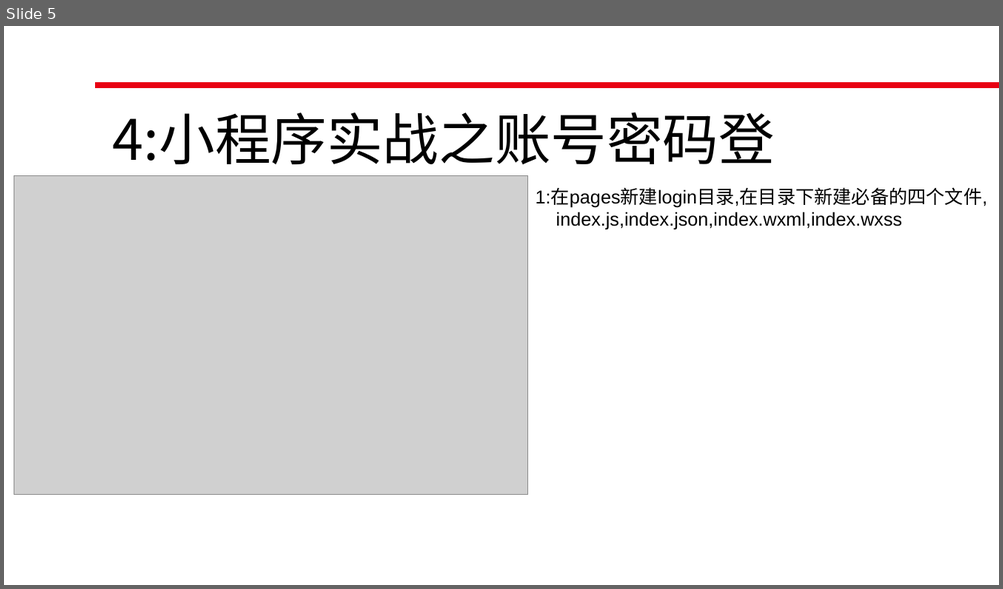
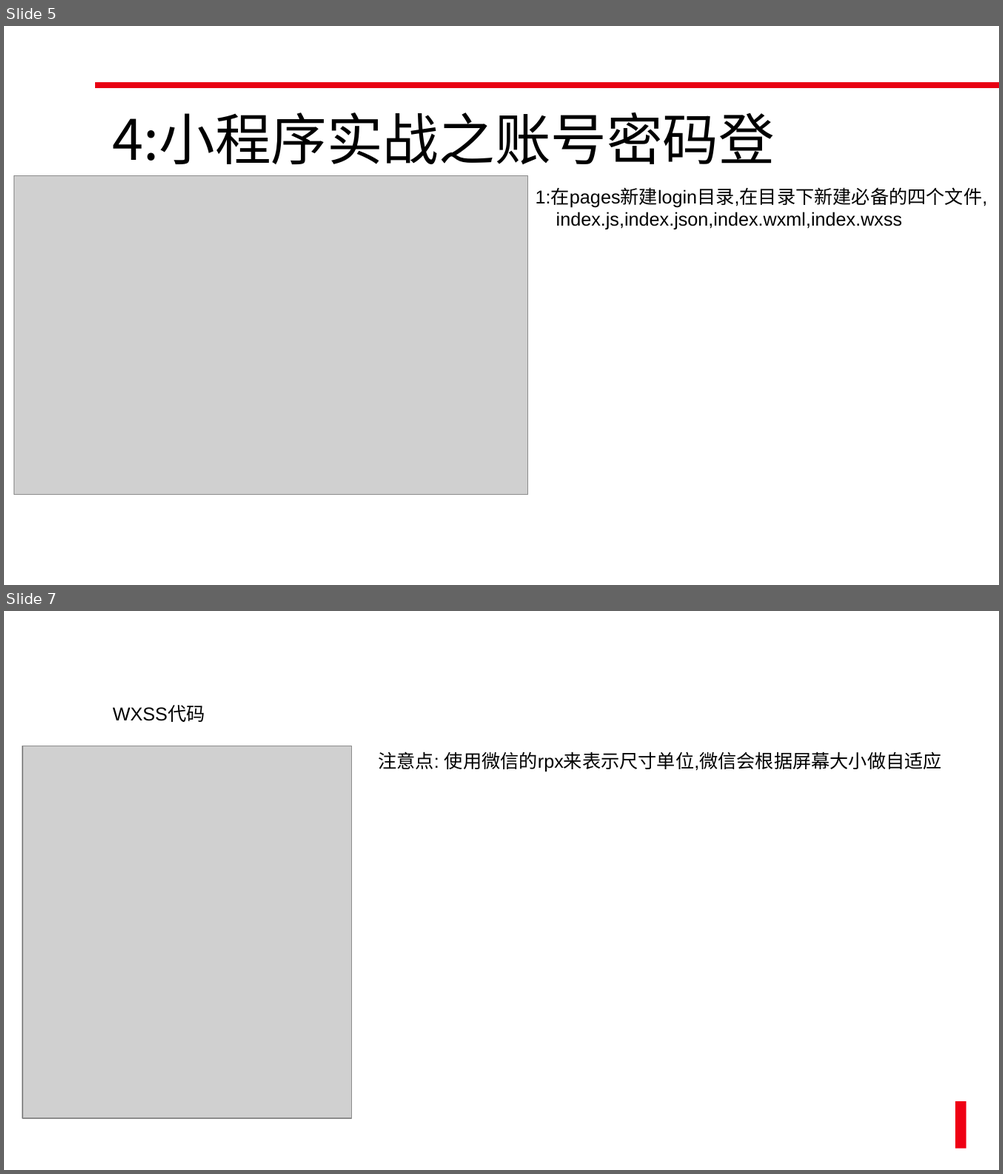
Before and after one commit to roet80736/WXMiniTraining, a slide deck: 微信小程序初级入门.pptx. Shown one above the other, each under a label of ours: slide 5 before the commit, slides 5 and 7 after it; the slides between them are not shown. The pictures are 1003x589 and 1003x1174 pixels, drawn with LibreOffice and Linux fonts; fonts in the diff are those of the drawing; grey boxes stand for pictures; background and template pictures are left out. Boxes give left, top, right and bottom in pixels: in the first picture for what was removed or moved away, otherwise in the second. Text is boxed around its words. In the diff, an @@ line names an element or a change of style, - is before the commit and + after.

```diff
--- a/微信小程序初级入门.pptx
+++ b/微信小程序初级入门.pptx
@@ slide 7 added at (x1=4, y1=611, x2=999, y2=1170), background picture (left out) @@
@@ text added at (x1=113, y1=706, x2=205, y2=722), 18 pt, text #000000 @@
+WXSS代码
@@ picture added at (x1=22, y1=746, x2=352, y2=1119) @@
@@ text added at (x1=378, y1=752, x2=942, y2=772), 18 pt, text #000000 @@
+注意点: 使用微信的rpx来表示尺寸单位,微信会根据屏幕大小做自适应
@@ rectangle added at (x1=956, y1=1102, x2=966, y2=1149), fill #EF0013 @@
```
Also in this commit, not shown: 2 slides changed, 3 other slides added, 5 slides removed.
